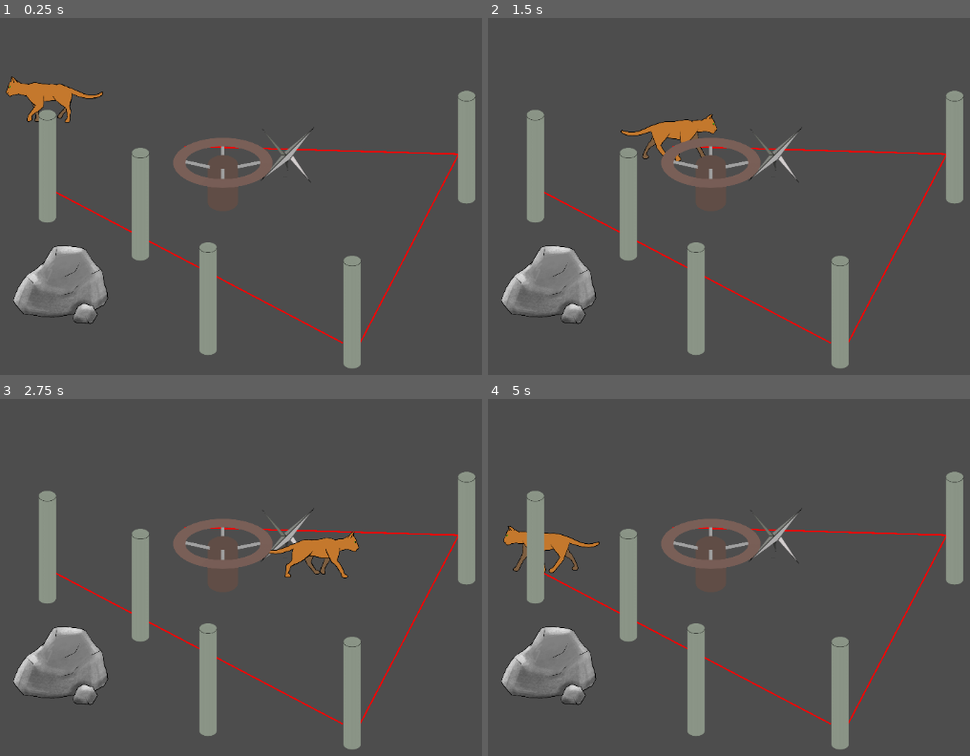
Above: before the commit, frames 1-4 (two rows, left to right).
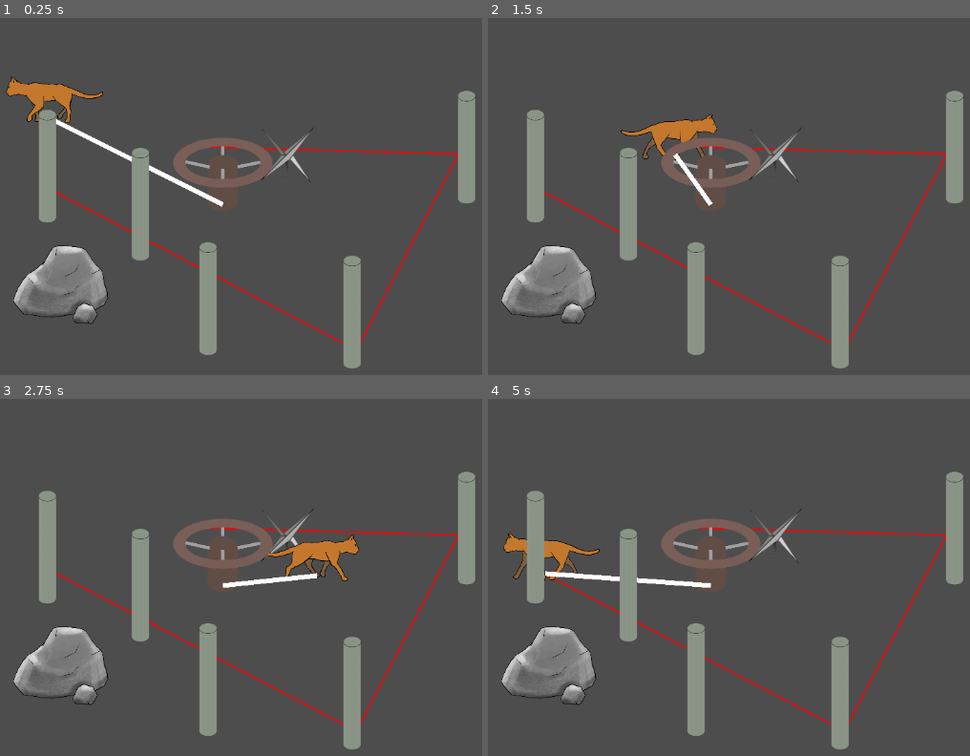
Above: after the commit, the same moments.

Repository: Flodurs/Godotwildjam63
Game: Godot game, scene res://szenen/level/Level.tscn
The game is run twice, just before and just after one commit, with the same random seed, the same clock (stepped at 60 frames per second) and the same inputs.
Inputs:
- Up to frame 1 (0.25 s): no input
- Up to frame 2 (1.5 s): tap Enter at 0.5 s; hold D (mRight) 0.53-1.28 s; tap E (wolleInteraktion) at 0.6, 1.35 s; hold S (mDown) from 1.28 s (still down)
- Up to frame 3 (2.75 s): release S (mDown) at 2.03 s; hold D (mRight) from 2.03 s (still down); tap E (wolleInteraktion) at 2.1 s
- Up to frame 4 (5 s): release D (mRight) at 2.78 s; hold W (mUp) 2.78-3.53 s; tap E (wolleInteraktion) at 2.85, 3.6, 4.35 s; hold A (mLeft) from 3.53 s (still down)

The runs differ from the first frame. In frame 1, 0.5% of the frame differs, in the area x 11-47%, y 28-53%; in frame 2, 0.2%; in frame 3, 0.9%; in frame 4, 1.4%, in the area x 3-47%, y 35-53%.
Error in both runs: Invalid access of index '0' on a base object of type: 'Array[Node]'. (res://szenen/entitys/katze.gd:51)

Commit message:
addedSeil

Diff:
--- a/szenen/entitys/katze.gd
+++ b/szenen/entitys/katze.gd
@@ -48,7 +48,7 @@
 
 func dropWolle():
 	var w = get_tree().get_nodes_in_group("Wolle")
-	var posi = w[0].globale_position
+	var posi = w[0].global_position
 	remove_child(w[0])
 	$"..".add_child(w[0])
 	w[0].position = Vector2(posi.x, posi.y + 15)
--- a/szenen/entitys/katze.tscn
+++ b/szenen/entitys/katze.tscn
@@ -28,8 +28,8 @@
 }]
 
 [sub_resource type="CapsuleShape2D" id="CapsuleShape2D_4018o"]
-radius = 12.0
-height = 154.0
+radius = 17.0
+height = 184.0
 
 [node name="Katze" type="CharacterBody2D" groups=["Katze"]]
 motion_mode = 1
@@ -43,7 +43,7 @@
 frame_progress = 0.174633
 
 [node name="CollisionShape2D" type="CollisionShape2D" parent="."]
-position = Vector2(0, 1)
+position = Vector2(0, -10)
 rotation = 1.5708
 shape = SubResource("CapsuleShape2D_4018o")
 
--- a/szenen/level/Level.tscn
+++ b/szenen/level/Level.tscn
@@ -1,12 +1,13 @@
-[gd_scene load_steps=8 format=3 uid="uid://ct8c5s7tamylk"]
+[gd_scene load_steps=9 format=3 uid="uid://yjvh8dw30sgy"]
 
 [ext_resource type="Script" path="res://szenen/level/Level.gd" id="1_6dvvy"]
 [ext_resource type="PackedScene" uid="uid://d0sprmhk4yyal" path="res://szenen/objekte/Pillar.tscn" id="1_caku8"]
 [ext_resource type="PackedScene" uid="uid://ceheqoktc83rp" path="res://szenen/entitys/katze.tscn" id="1_fv7qr"]
 [ext_resource type="PackedScene" path="res://szenen/objekte/rock.tscn" id="3_yxktc"]
-[ext_resource type="PackedScene" uid="uid://cy275b2isyok0" path="res://szenen/objekte/spike.tscn" id="5_7m1ht"]
-[ext_resource type="PackedScene" uid="uid://cxc1mipvyf0xl" path="res://szenen/objekte/Seilstueck.tscn" id="5_ppn7a"]
-[ext_resource type="PackedScene" uid="uid://dx58tbjxxj8gv" path="res://szenen/objekte/rad.tscn" id="7_i1n3s"]
+[ext_resource type="PackedScene" path="res://szenen/objekte/spike.tscn" id="5_7m1ht"]
+[ext_resource type="PackedScene" path="res://szenen/objekte/Seilstueck.tscn" id="5_ppn7a"]
+[ext_resource type="PackedScene" path="res://szenen/objekte/rad.tscn" id="7_i1n3s"]
+[ext_resource type="PackedScene" uid="uid://b7732dj7h1yrt" path="res://szenen/objekte/seil.tscn" id="7_xqpbt"]
 
 [node name="level" type="Node2D"]
 y_sort_enabled = true
@@ -56,3 +57,5 @@
 zoom = Vector2(0.7, 0.7)
 
 [node name="rad" parent="Camera2D" instance=ExtResource("7_i1n3s")]
+
+[node name="Seil" parent="." instance=ExtResource("7_xqpbt")]
--- a/szenen/objekte/seil.gd
+++ b/szenen/objekte/seil.gd
@@ -13,8 +13,19 @@
 func _process(delta):
 
 	var catPos = get_tree().get_nodes_in_group("Katze")[0].position
+
+#Create first Seil Segment
 	if dropped == 1:
 		if get_tree().get_nodes_in_group("Seilabschnitt").size() == 0:
 			var sA = seilAbsch.instantiate()
-			sA.Line2D.addPoint(catPos)
+
 			add_child(sA)
+			get_tree().get_nodes_in_group("Seilabschnitt")[0].get_node("Line2D").add_point(dropPos)
+			get_tree().get_nodes_in_group("Seilabschnitt")[0].get_node("Line2D").add_point(catPos)
+
+
+	if get_tree().get_nodes_in_group("Seilabschnitt").size() == 0:
+		return
+
+#Process top Segment
+	get_tree().get_nodes_in_group("Seilabschnitt")[0].get_node("Line2D").set_point_position(get_tree().get_nodes_in_group("Seilabschnitt").size(),catPos)
